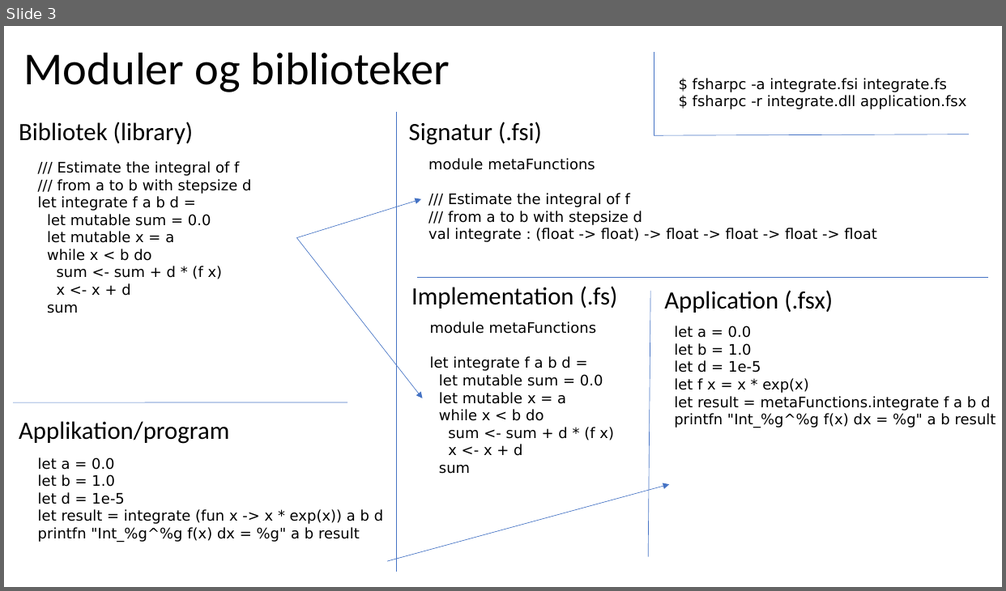
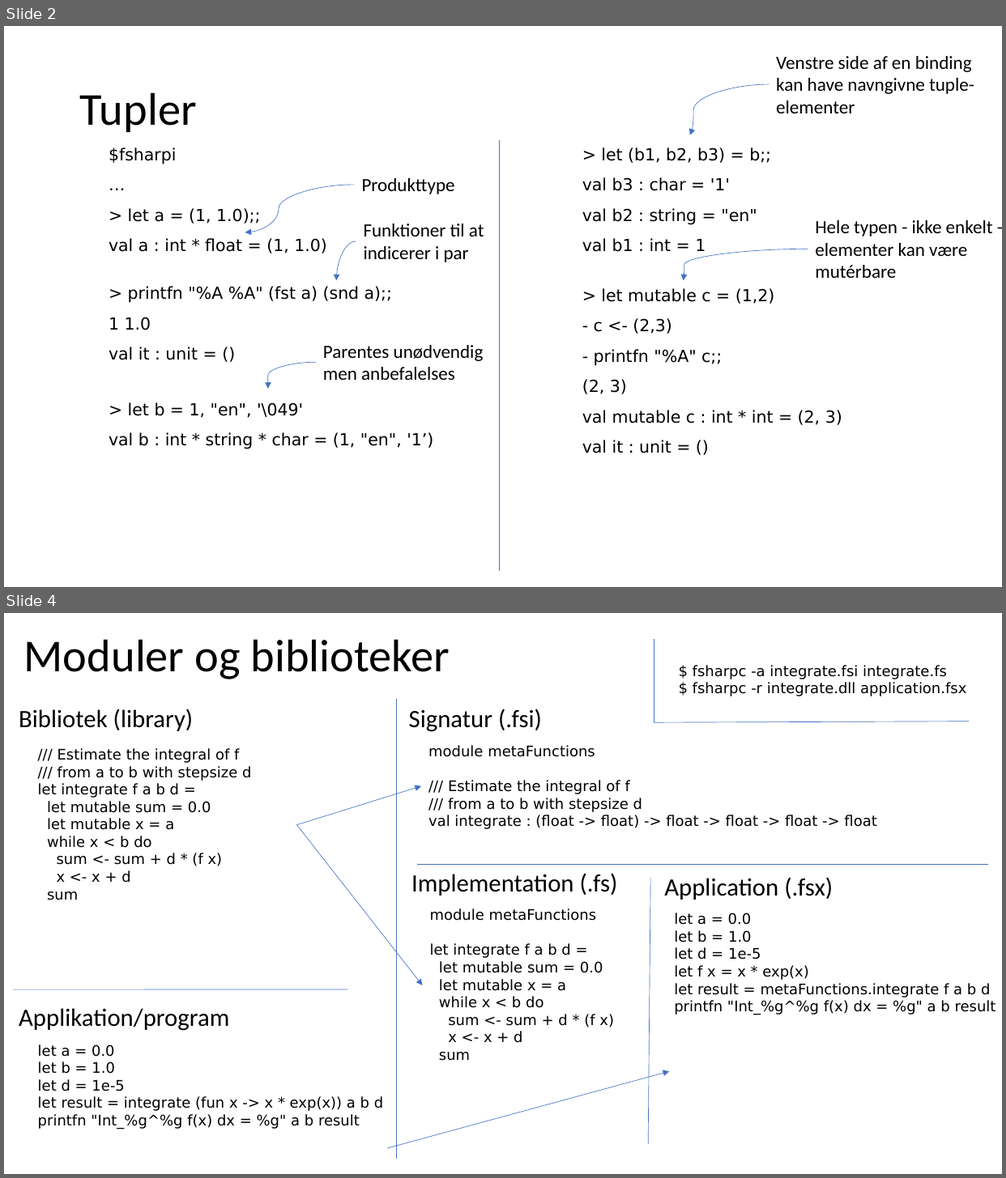
Before and after one commit to fisterloegsovs/pop22, a slide deck: lectures/4.1ModulesNTests/lecture.pptx. Shown one above the other, each under a label of ours: slide 3 before the commit, slides 2 and 4 after it; the slides between them are not shown. The pictures are 1006x591 and 1006x1178 pixels, drawn with LibreOffice and Linux fonts; fonts in the diff are those of the drawing. Boxes give left, top, right and bottom in pixels: in the first picture for what was removed or moved away, otherwise in the second. Text is boxed around its words. In the diff, an @@ line names an element or a change of style, - is before the commit and + after.

```diff
--- a/lectures/4.1ModulesNTests/lecture.pptx
+++ b/lectures/4.1ModulesNTests/lecture.pptx
@@ slide 2 added at (4, 26, 1002, 587), background #FFFFFF @@
@@ text added at (776, 56, 974, 113), 18 pt, text #000000 @@
+Venstre side af en binding kan have navngivne tuple-elementer
@@ title added at (80, 92, 197, 132), 44 pt, text #000000 @@
+Tupler
@@ curved arrow added from (769, 84) to (691, 135), #4472C4 0.5 pt @@
@@ line added from (500, 140) to (500, 571), #4472C4 0.5 pt @@
@@ text added at (108, 148, 327, 254), 16 pt, text #000000 @@
+$fsharpi
+…
+> let a = (1, 1.0);;
+val a : int * float = (1, 1.0)
@@ text added at (582, 148, 771, 252), 16 pt, text #000000 @@
+> let (b1, b2, b3) = b;;
+val b3 : char = '1'
+val b2 : string = "en"
+val b1 : int = 1
@@ curved arrow added from (355, 185) to (245, 233), #4472C4 0.5 pt @@
@@ text added at (362, 178, 455, 194), 18 pt, text #000000 @@
+Produkttype
@@ curved arrow added from (356, 241) to (336, 280), #4472C4 0.5 pt @@
@@ text added at (364, 224, 484, 263), 18 pt, text #000000 @@
+Funktioner til at indicerer i par
@@ text added at (815, 220, 993, 278), 18 pt, text #000000 @@
+Hele typen - ikke enkelt - elementer kan være mutérbare
@@ curved arrow added from (808, 249) to (684, 280), #4472C4 0.5 pt @@
@@ text added at (108, 286, 392, 361), 16 pt, text #000000 @@
+> printfn "%A %A" (fst a) (snd a);;
+1 1.0
+val it : unit = ()
@@ text added at (582, 288, 842, 454), 16 pt, text #000000 @@
+> let mutable c = (1,2)
+- c <- (2,3)
+- printfn "%A" c;;
+(2, 3)
+val mutable c : int * int = (2, 3)
+val it : unit = ()
@@ curved arrow added from (315, 362) to (268, 389), #4472C4 0.5 pt @@
@@ text added at (323, 345, 484, 380), 18 pt, text #000000 @@
+Parentes unødvendig men anbefalelses
@@ text added at (108, 403, 433, 450), 16 pt, text #000000 @@
+> let b = 1, "en", '\049'
+val b : int * string * char = (1, "en", '1’)
@@ what was slide 3 is now slide 4 @@
```
Also in this commit, not shown: 1 slide changed, 1 other slide added, 1 slide removed, 12 other files.
